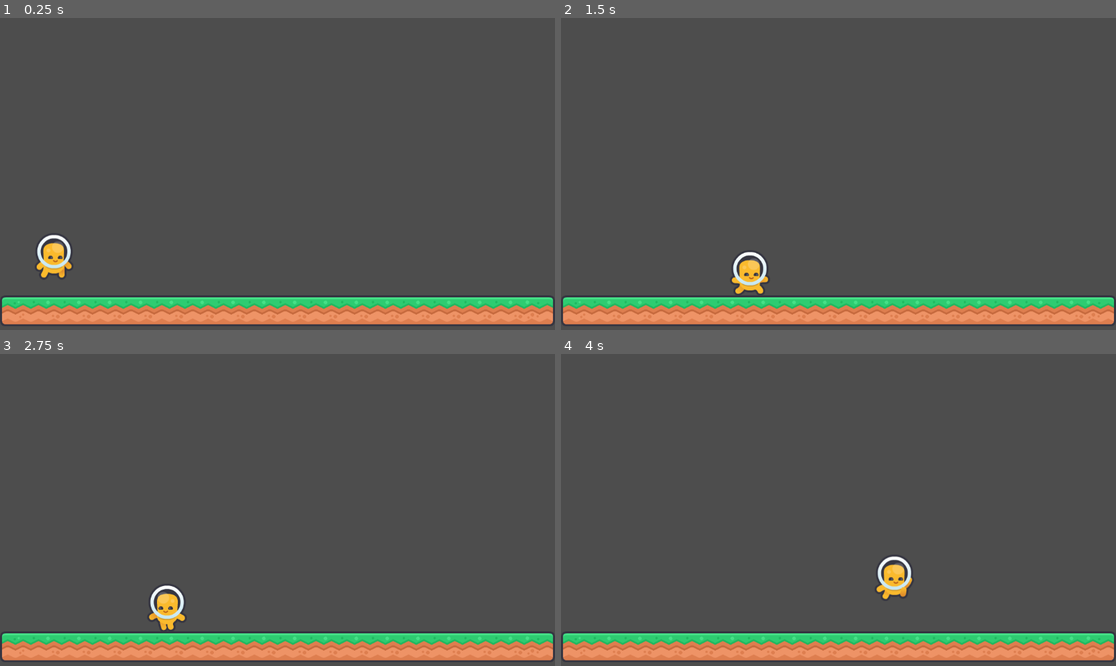
Above: before the commit, frames 1-4 (two rows, left to right).
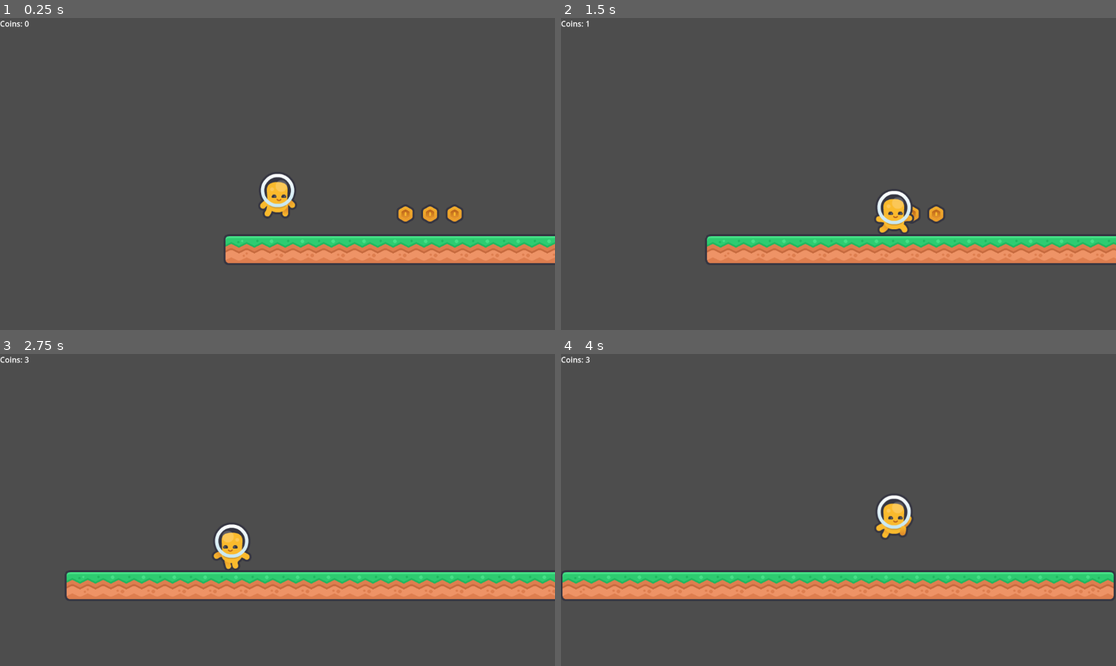
Above: after the commit, the same moments.

Repository: Crestor123/platformer-demo
Game: Godot game, scene res://scenes/game.tscn
Same seed, same stepped clock (60 frames per second), same inputs: the game is played once before the commit and once after it.
Inputs:
- Up to frame 1 (0.25 s): no input
- Up to frame 2 (1.5 s): hold D (move_right) from 0.53 s (still down); tap W (jump) at 0.6, 0.77, 1.07, 1.35 s
- Up to frame 3 (2.75 s): tap W (jump) at 1.52, 1.82, 2.1 s; release D (move_right) at 2.03 s; hold A (move_left) from 2.03 s (still down)
- Up to frame 4 (4 s): release A (move_left) at 2.78 s; hold D (move_right) from 2.78 s (still down); tap W (jump) at 2.85, 3.02, 3.32, 3.6, 3.77 s

The runs differ from the first frame. In frame 1, 15% of the frame differs, in the area x 0-100%, y 0-99%; in frame 2, 16%; in frame 3, 17%; in frame 4, 18%.

Commit message:
Added collectible coins and a score label

Diff:
--- /dev/null
+++ b/objects/coin.gd
@@ -0,0 +1,9 @@
+extends Area2D
+
+#This isn't best practice, but it's the easiest way to get the game node
+@onready var Game = get_tree().get_root().get_node("Game")
+
+#This function is connected to the on_body_entered signal of the area2D
+func _on_body_entered(_body):
+	Game.add_score(1)
+	queue_free()	#Deletes the node and all its children
--- /dev/null
+++ b/objects/coin.tscn
@@ -0,0 +1,22 @@
+[gd_scene load_steps=4 format=3 uid="uid://d1kl6r3uaicdj"]
+
+[ext_resource type="Script" uid="uid://c77kpaw8qqlso" path="res://objects/coin.gd" id="1_je4cw"]
+[ext_resource type="Texture2D" uid="uid://dhu2n84s1e5k8" path="res://assets/spritesheet-tiles-default.png" id="1_s3apc"]
+
+[sub_resource type="RectangleShape2D" id="RectangleShape2D_je4cw"]
+size = Vector2(40, 40)
+
+[node name="Coin" type="Area2D"]
+collision_mask = 2
+script = ExtResource("1_je4cw")
+
+[node name="CollisionShape2D" type="CollisionShape2D" parent="."]
+shape = SubResource("RectangleShape2D_je4cw")
+
+[node name="Sprite2D" type="Sprite2D" parent="."]
+texture = ExtResource("1_s3apc")
+region_enabled = true
+region_rect = Rect2(960, 512, 64, 64)
+region_filter_clip_enabled = true
+
+[connection signal="body_entered" from="." to="." method="_on_body_entered"]
--- a/objects/player/jump.gd
+++ b/objects/player/jump.gd
@@ -1,6 +1,6 @@
 extends PlayerState
 
-func update(delta):
+func update(_delta):
 	var direction = Input.get_axis("move_left", "move_right")
 	if direction:
 		player.velocity.x = direction * player.SPEED
--- a/objects/player/player.tscn
+++ b/objects/player/player.tscn
@@ -85,6 +85,7 @@
 }
 
 [node name="Player" type="CharacterBody2D"]
+collision_layer = 3
 script = ExtResource("1_gnkmh")
 
 [node name="Sprite2D" type="Sprite2D" parent="."]
@@ -114,3 +115,7 @@
 [node name="Jump" type="Node" parent="States" node_paths=PackedStringArray("player")]
 script = ExtResource("9_xgwla")
 player = NodePath("../..")
+
+[node name="Camera2D" type="Camera2D" parent="."]
+drag_horizontal_enabled = true
+drag_vertical_enabled = true
--- a/objects/state_machine.gd
+++ b/objects/state_machine.gd
@@ -21,7 +21,8 @@
 		currentState.update(delta)
 
 func change_state(new_state: String):
-	if states.has(new_state):
+	#If the specified state is in the list of states, enter that state
+	if states.has(new_state.to_lower()):
 		currentState = states[new_state]
 		currentState.enter()
 	pass
--- /dev/null
+++ b/scenes/game.gd
@@ -0,0 +1,13 @@
+extends Node2D
+
+@onready var UI = $CanvasLayer/UI
+
+var score = 0
+
+func add_score(value: int):
+	score += value
+	update_score_ui()
+
+func update_score_ui():
+	UI.update_score(score)
+	pass
--- a/scenes/game.tscn
+++ b/scenes/game.tscn
@@ -1,11 +1,18 @@
-[gd_scene load_steps=3 format=3 uid="uid://dcwfipk1iftvy"]
+[gd_scene load_steps=5 format=3 uid="uid://dcwfipk1iftvy"]
 
+[ext_resource type="Script" uid="uid://bwreqihx0krws" path="res://scenes/game.gd" id="1_lbhrr"]
 [ext_resource type="PackedScene" uid="uid://dvxwqfis7h2am" path="res://scenes/test_level.tscn" id="1_yqjtg"]
 [ext_resource type="PackedScene" uid="uid://rll6unyudef4" path="res://objects/player/player.tscn" id="2_lnu2h"]
+[ext_resource type="PackedScene" uid="uid://dx5cnl3dcj3hc" path="res://scenes/ui/ui.tscn" id="3_lnu2h"]
 
 [node name="Game" type="Node2D"]
+script = ExtResource("1_lbhrr")
 
 [node name="TileMapLayer" parent="." instance=ExtResource("1_yqjtg")]
 
 [node name="Player" parent="." instance=ExtResource("2_lnu2h")]
 position = Vector2(112, 451)
+
+[node name="CanvasLayer" type="CanvasLayer" parent="."]
+
+[node name="UI" parent="CanvasLayer" instance=ExtResource("3_lnu2h")]
--- a/scenes/test_level.tscn
+++ b/scenes/test_level.tscn
@@ -1,7 +1,17 @@
-[gd_scene load_steps=2 format=4 uid="uid://dvxwqfis7h2am"]
+[gd_scene load_steps=3 format=4 uid="uid://dvxwqfis7h2am"]
 
 [ext_resource type="TileSet" uid="uid://r1cps8d24jm3" path="res://assets/tilesets/tiles.tres" id="1_2venv"]
+[ext_resource type="PackedScene" uid="uid://d1kl6r3uaicdj" path="res://objects/coin.tscn" id="2_paw1w"]
 
-[node name="TileMapLayer" type="TileMapLayer"]
+[node name="TestLevel" type="TileMapLayer"]
 tile_map_data = PackedByteArray("AAARAAkAAAAHAAMAAAAQAAkAAAAHAAYAAAAPAAkAAAAHAAYAAAAOAAkAAAAHAAYAAAANAAkAAAAHAAYAAAAMAA …(208 unchanged characters)…
 tile_set = ExtResource("1_2venv")
+
+[node name="Coin" parent="." instance=ExtResource("2_paw1w")]
+position = Vector2(378, 534)
+
+[node name="Coin2" parent="." instance=ExtResource("2_paw1w")]
+position = Vector2(429, 534)
+
+[node name="Coin3" parent="." instance=ExtResource("2_paw1w")]
+position = Vector2(480, 534)
--- /dev/null
+++ b/scenes/ui/ui.gd
@@ -0,0 +1,6 @@
+extends Control
+
+@onready var lblCoins = $lblCoins
+
+func update_score(value: int):
+	lblCoins.text = "Coins: " + str(value)
--- /dev/null
+++ b/scenes/ui/ui.tscn
@@ -0,0 +1,18 @@
+[gd_scene load_steps=2 format=3 uid="uid://dx5cnl3dcj3hc"]
+
+[ext_resource type="Script" uid="uid://roeyyckcns7y" path="res://scenes/ui/ui.gd" id="1_nt7q6"]
+
+[node name="UI" type="Control"]
+layout_mode = 3
+anchors_preset = 15
+anchor_right = 1.0
+anchor_bottom = 1.0
+grow_horizontal = 2
+grow_vertical = 2
+script = ExtResource("1_nt7q6")
+
+[node name="lblCoins" type="Label" parent="."]
+layout_mode = 0
+offset_right = 40.0
+offset_bottom = 23.0
+text = "Coins: 0"
Not shown, added: objects/coin.gd.uid
Not shown, added: scenes/game.gd.uid
Not shown, added: scenes/ui/ui.gd.uid
